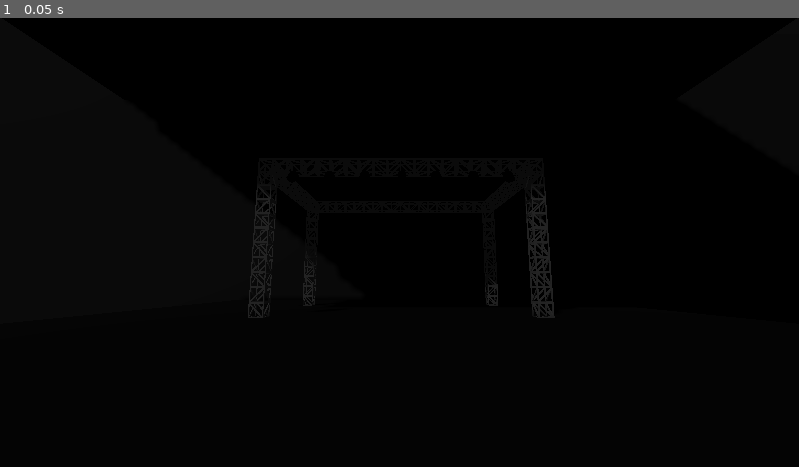
Above: before the commit, frame 1.
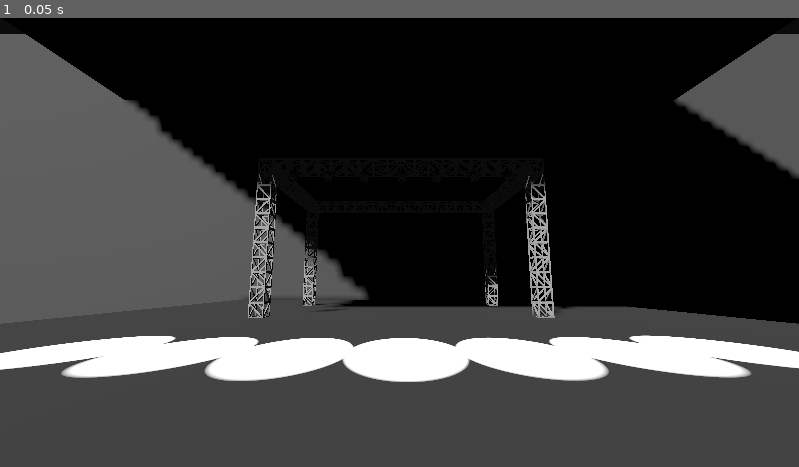
Above: after the commit, the same moment.

Repository: not-my-username/spectrum
Game: Godot game, scene res://node_3d.tscn
Two runs of this game, one before a commit and one after it. Both use one fixed random seed, a clock stepped at 60 frames per second and the inputs below. This scene is started directly instead of the project's main scene.
Inputs:
- Up to frame 1 (0.05 s): no input

The runs differ from the first frame. In frame 1, 55% of the frame differs, in the area x 0-100%, y 3-100%.

Commit message:
Even better lights

Diff:
--- /dev/null
+++ b/Top.gd
@@ -0,0 +1,224 @@
+extends Node3D
+
+var all_colors = [
+	0x87cdedff,
+0x0165fcff,
+0x41fdfeff,
+0x1974d2ff,
+0x24a0edff,
+0x1ac1ddff,
+0xc4fff7ff,
+0x7df9ffff,
+0x3f00ffff,
+0x00fdffff,
+0x1166ffff,
+0x15f2fdff,
+0x04d9ffff,
+0x0203e2ff,
+0x0044ffff,
+0x00bffeff,
+0x010fccff,
+0xd0ff14ff,
+0x8cff9eff,
+0xcfff00ff,
+0x66ff00ff,
+0x87fd05ff,
+0x9dff00ff,
+0xc1f80aff,
+0x21fc0dff,
+0x08ff08ff,
+0x00ff00ff,
+0xaeff6eff,
+0x53fe5cff,
+0x56fca2ff,
+0x4efd54ff,
+0xaaff32ff,
+0x7af9abff,
+0xa0d404ff,
+0x00fa9aff,
+0x45cea2ff,
+0x39ff14ff,
+0x77dd77ff,
+0x19a700ff,
+0x68e52fff,
+0x7ded17ff,
+0x00f900ff,
+0x00ff7cff,
+0x06c2acff,
+0x0add08ff,
+0x2fef10ff,
+0xfea051ff,
+0xfe6700ff,
+0xff7034ff,
+0xffc82aff,
+0xff7124ff,
+0xeb5030ff,
+0xed872dff,
+0xfd6f3bff,
+0xffa600ff,
+0xee8800ff,
+0xff7f50ff,
+0xffa812ff,
+0xfc642dff,
+0xff3503ff,
+0xffcf00ff,
+0xeb6123ff,
+0xff8d28ff,
+0xffa62bff,
+0xf08300ff,
+0xffa368ff,
+0xff9889ff,
+0xff9933ff,
+0xff5721ff,
+0xffa500ff,
+0xff7f00ff,
+0xffa000ff,
+0xff6f52ff,
+0xfa5b3dff,
+0xfc845dff,
+0xff7518ff,
+0xfc9e21ff,
+0xff6600ff,
+0xff9300ff,
+0xff7420ff,
+0xff5f00ff,
+0xfe01b1ff,
+0xff85ffff,
+0xff7fa7ff,
+0xd90166ff,
+0xf4bfffff,
+0xff0490ff,
+0xfe1493ff,
+0xfd3f92ff,
+0xee6d8aff,
+0xff00ccff,
+0xff028dff,
+0xffb3deff,
+0xff00ffff,
+0xff2febff,
+0xfe4164ff,
+0xfe019aff,
+0xff66ffff,
+0xff1476ff,
+0xf62681ff,
+0xd648d7ff,
+0xdf4ec8ff,
+0xe25098ff,
+0xf6688eff,
+0xca2c92ff,
+0xfe02a2ff,
+0xff1caeff,
+0xff6ffcff,
+0xff878dff,
+0xf06fffff,
+0xfb5ffcff,
+0xbe03fdff,
+0xad0afdff,
+0x6600ffff,
+0xbf00ffff,
+0x8f00f1ff,
+0xcb00f5ff,
+0xb56edcff,
+0xbc13feff,
+0xe0b0ffff,
+0x65318eff,
+0xb80ce3ff,
+0x9f00ffff,
+0xff000dff,
+0xe30022ff,
+0xf7022aff,
+0xf2013fff,
+0xff4040ff,
+0xe60000ff,
+0xd01c1fff,
+0xfe0002ff,
+0xff5555ff,
+0xeb5406ff,
+0xfd5956ff,
+0xf1172fff,
+0xcf1020ff,
+0xbc2731ff,
+0xfc2847ff,
+0xff073aff,
+0xff1b2dff,
+0xfe4401ff,
+0xf43605ff,
+0xf10c45ff,
+0xd22d1dff,
+0xb0054bff,
+0xdd1133ff,
+0xb00149ff,
+0xe30b5dff,
+0xff0000ff,
+0xee204dff,
+0xff3f34ff,
+0xfa2a55ff,
+0xe40078ff,
+0xfe2713ff,
+0xf8481cff,
+0xfe2c54ff,
+0xca0147ff,
+0xff2400ff,
+0xbb1237ff,
+0xd73c26ff,
+0xff1111ff,
+0xec2d01ff,
+0xb21807ff,
+0xfd0d35ff,
+0xbf1932ff,
+0xc6174eff,
+0xef3939ff,
+0xcc0033ff,
+0xff006cff,
+0xf70d1aff,
+0xe56024ff,
+0xeddd59ff,
+0xfffc79ff,
+0xfffd01ff,
+0xffff81ff,
+0xfff600ff,
+0xfcfc5dff,
+0xfcd116ff,
+0xffff31ff,
+0xfedf08ff,
+0xffff33ff,
+0xfffc00ff,
+0xffd700ff,
+0xfff700ff,
+0xf1ff62ff,
+0xf0e681ff,
+0xcfff04ff,
+0xd1e231ff,
+0xffc324ff,
+0xfada50ff,
+0xeed202ff,
+0xf4c430ff,
+0xffd800ff,
+0xf7b718ff,
+0xe8ff2aff,
+0xffdc41ff,
+0xdfff4fff,
+0xffe302ff,
+0xf7c114ff,
+0xffff00ff,
+0xffef00ff,
+0xffff11ff,
+0xffcc3aff,
+0xfcfd74ff,
+0xfff000ff,
+0xffff14ff,
+]
+var rng = RandomNumberGenerator.new()
+func _ready():
+	pass
+
+
+# Called every frame. 'delta' is the elapsed time since the previous frame.
+func _process(delta):
+	pass
+
+func change():
+	for N in self.get_children():
+		var random = rng.randi_range(0, 205)
+		print(random)
+		N.light_color = Color.hex(all_colors[rng.randi_range(0, 205)])
--- a/node_3d.tscn
+++ b/node_3d.tscn
@@ -1,8 +1,9 @@
-[gd_scene load_steps=12 format=3 uid="uid://c77mf2kr4q4gj"]
+[gd_scene load_steps=13 format=3 uid="uid://c77mf2kr4q4gj"]
 
 [ext_resource type="Script" path="res://show_spectrum.gd" id="1_7jtwd"]
-[ext_resource type="AudioStream" uid="uid://dmsomonk85aw7" path="res://Wow, I'm Not Crazy.test.mp3" id="2_0n1na"]
+[ext_resource type="AudioStream" uid="uid://24v0n2rixwt3" path="res://Wow, I'm Not Crazy 2 test.mp3" id="2_45yid"]
 [ext_resource type="PackedScene" uid="uid://cvceixc4adbo0" path="res://rig.tscn" id="3_fxffi"]
+[ext_resource type="Script" path="res://Top.gd" id="3_mf3h3"]
 [ext_resource type="PackedScene" uid="uid://csex1cusgig" path="res://Light.tscn" id="4_4g2uy"]
 
 [sub_resource type="StandardMaterial3D" id="StandardMaterial3D_jv164"]
@@ -26,7 +27,6 @@
 background_mode = 1
 background_color = Color(0.0313726, 0.0313726, 0.0313726, 1)
 background_energy_multiplier = 1.39
-sdfgi_enabled = true
 sdfgi_use_occlusion = true
 fog_density = 0.0
 volumetric_fog_enabled = true
@@ -54,7 +54,7 @@
 script = ExtResource("1_7jtwd")
 
 [node name="AudioStreamPlayer" type="AudioStreamPlayer" parent="CanvasLayer/Node2D"]
-stream = ExtResource("2_0n1na")
+stream = ExtResource("2_45yid")
 autoplay = true
 
 [node name="MeshInstance3D" type="MeshInstance3D" parent="."]
@@ -72,7 +72,7 @@
 [node name="Lights" type="Node3D" parent="."]
 
 [node name="Top" type="Node3D" parent="Lights"]
-visible = false
+script = ExtResource("3_mf3h3")
 
 [node name="SpotLight3D" type="SpotLight3D" parent="Lights/Top"]
 transform = Transform3D(1, 0, 0, 0, -0.699376, 0.714754, 0, -0.714754, -0.699376, 0.109109, 5.4186, 1.17654)
@@ -83,7 +83,7 @@
 spot_angle_attenuation = 0.466518
 
 [node name="SpotLight3D5" type="SpotLight3D" parent="Lights/Top"]
-transform = Transform3D(1, 0, 0, 0, -0.699376, 0.714754, 0, -0.714754, -0.699376, 1.48902, 5.4186, 1.17654)
+transform = Transform3D(0.990838, -0.0965336, -0.0944567, 0, -0.699376, 0.714754, -0.135058, -0.708205, -0.692968, 1.48902, 5.4186, 1.17654)
 light_energy = 13.274
 spot_range = 23.453
 spot_attenuation = 1e-05
@@ -91,7 +91,7 @@
 spot_angle_attenuation = 0.466518
 
 [node name="SpotLight3D6" type="SpotLight3D" parent="Lights/Top"]
-transform = Transform3D(1, 0, 0, 0, -0.699376, 0.714754, 0, -0.714754, -0.699376, 2.99781, 5.4186, 1.17654)
+transform = Transform3D(0.969732, -0.174524, -0.170769, 0, -0.699376, 0.714754, -0.244174, -0.693119, -0.678207, 2.99781, 5.4186, 1.17654)
 light_energy = 13.274
 spot_range = 23.453
 spot_attenuation = 1e-05
@@ -99,7 +99,7 @@
 spot_angle_attenuation = 0.466518
 
 [node name="SpotLight3D7" type="SpotLight3D" parent="Lights/Top"]
-transform = Transform3D(1, 0, 0, 0, -0.699376, 0.714754, 0, -0.714754, -0.699376, 4.39799, 5.4186, 1.17654)
+transform = Transform3D(0.931774, -0.259484, -0.253901, -6.78158e-09, -0.699376, 0.714754, -0.36304, -0.665989, -0.65166, 4.39799, 5.4186, 1.17654)
 light_energy = 13.274
 spot_range = 23.453
 spot_attenuation = 1e-05
@@ -107,7 +107,7 @@
 spot_angle_attenuation = 0.466518
 
 [node name="SpotLight3D2" type="SpotLight3D" parent="Lights/Top"]
-transform = Transform3D(1, 0, 0, 0, -0.699376, 0.714754, 0, -0.714754, -0.699376, -1.39045, 5.4186, 1.17654)
+transform = Transform3D(0.993381, 0.0821022, 0.0803358, 0, -0.699376, 0.714754, 0.114868, -0.710023, -0.694747, -1.39045, 5.4186, 1.17654)
 light_energy = 13.274
 spot_range = 23.453
 spot_attenuation = 1e-05
@@ -115,7 +115,7 @@
 spot_angle_attenuation = 0.466518
 
 [node name="SpotLight3D3" type="SpotLight3D" parent="Lights/Top"]
-transform = Transform3D(1, 0, 0, 0, -0.699376, 0.714754, 0, -0.714754, -0.699376, -2.82442, 5.4186, 1.17654)
+transform = Transform3D(0.970851, 0.171316, 0.167631, 0, -0.699376, 0.714754, 0.239686, -0.693919, -0.67899, -2.82442, 5.4186, 1.17654)
 light_energy = 13.274
 spot_range = 23.453
 spot_attenuation = 1e-05
@@ -123,7 +123,7 @@
 spot_angle_attenuation = 0.466518
 
 [node name="SpotLight3D4" type="SpotLight3D" parent="Lights/Top"]
-transform = Transform3D(1, 0, 0, 0, -0.699376, 0.714754, 0, -0.714754, -0.699376, -4.29717, 5.4186, 1.17654)
+transform = Transform3D(0.935943, 0.251702, 0.246287, 1.01211e-08, -0.699376, 0.714754, 0.352152, -0.668969, -0.654576, -4.29717, 5.4186, 1.17654)
 light_energy = 13.274
 spot_range = 23.453
 spot_attenuation = 1e-05
@@ -223,7 +223,7 @@
 
 [node name="DirectionalLight3D" type="DirectionalLight3D" parent="."]
 transform = Transform3D(0.843748, -1.25728e-08, -0.53674, 0.265737, 0.868839, 0.417735, 0.466341, -0.495095, 0.733081, 0, 1.42966, 0)
-light_color = Color(0.113725, 0.113725, 0.113725, 1)
+light_color = Color(0.698039, 0.698039, 0.698039, 1)
 shadow_enabled = true
 shadow_bias = 0.0
 directional_shadow_split_1 = 0.049
--- a/show_spectrum.gd
+++ b/show_spectrum.gd
@@ -49,7 +49,6 @@
 	draw_rect(Rect2(0, HEIGHT - height + HEIGHT, 50, height), Color.WHITE)
 
 	if height > 300:
-		print("KICK")
 		get_parent().get_parent().get_node("Lights/Side").visible = true
 	else:
 		get_parent().get_parent().get_node("Lights/Side").visible = false
@@ -71,3 +70,12 @@
 	energy = clamp((MIN_DB + linear_to_db(magnitude)) / MIN_DB, 0, 1)
 	height = energy * HEIGHT
 	draw_rect(Rect2(200, HEIGHT - height + HEIGHT, 50, height), Color.WHITE)
+
+	magnitude = spectrum.get_magnitude_for_frequency_range(20, 20000).length()
+	energy = clamp((MIN_DB + linear_to_db(magnitude)) / MIN_DB, 0, 1)
+	height = energy * HEIGHT
+	draw_rect(Rect2(300, HEIGHT - height + HEIGHT, 50, height), Color.WHITE)
+
+
+	if height > 350:
+		get_parent().get_parent().get_node("Lights/Top").change()
Not shown, added: Wow, I'm Not Crazy 2 test.mp3.import
Not shown, added: Wow, I'm Not Crazy test.mp3.import
Not shown, changed: .DS_Store
Not shown, added: Wow, I'm Not Crazy 2 test.mp3
Not shown, added: Wow, I'm Not Crazy test.mp3
